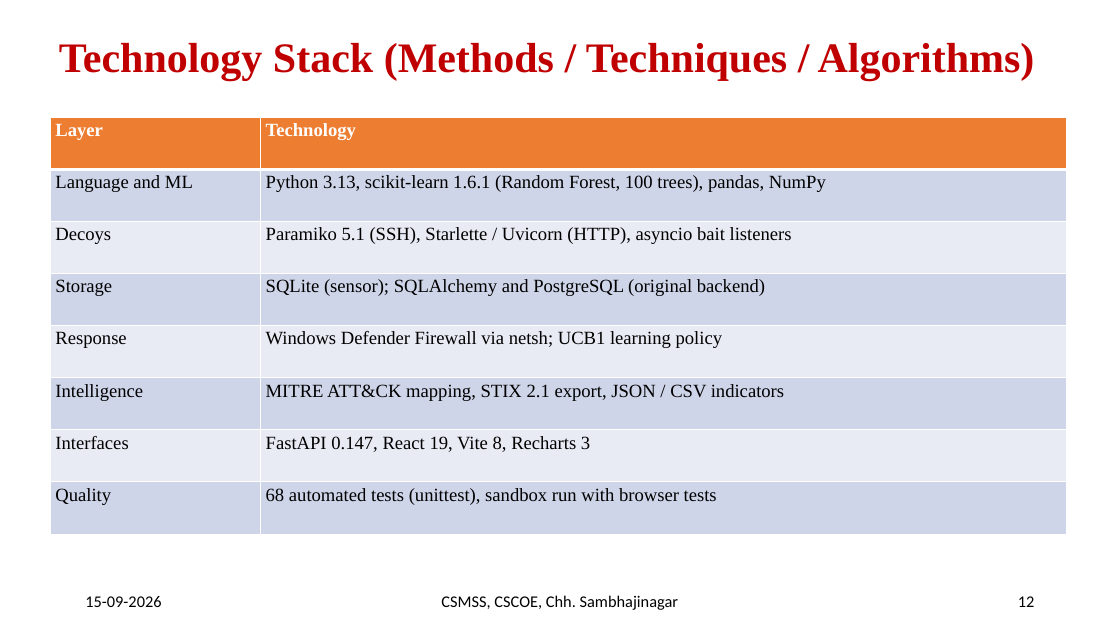
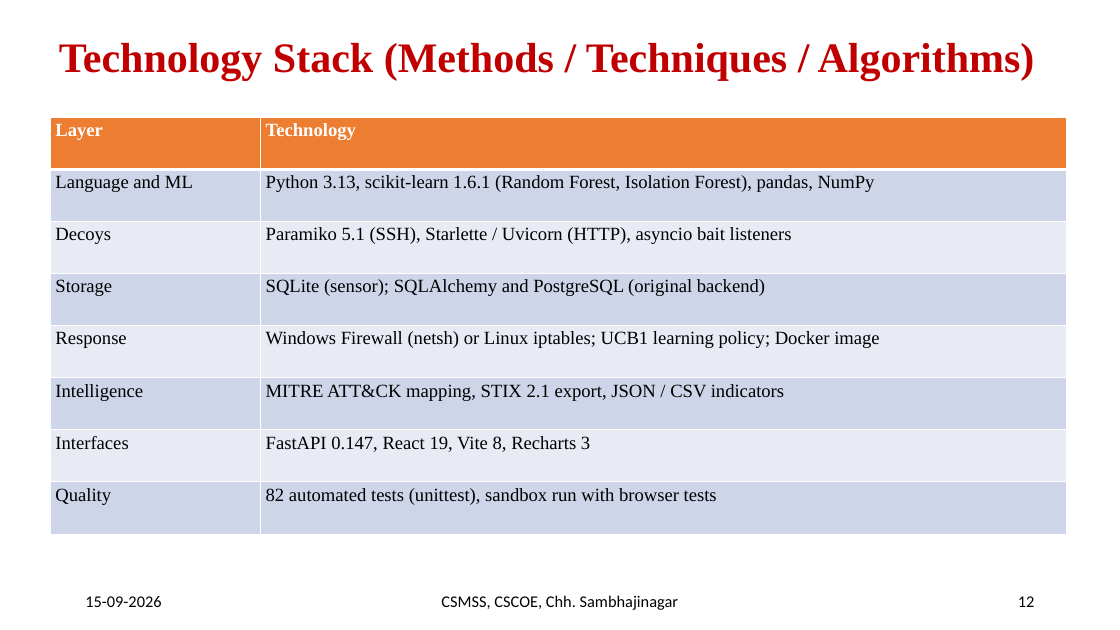
Before and after one commit to Parthbadgujar1/HoneyPot, a slide deck: slide 12 of report/output/Presentation.pptx. Drawn at 1120x630 pixels with LibreOffice and Linux fonts; fonts in the diff are those of the drawing. Boxes give left, top, right and bottom in pixels: in the first picture for what was removed or moved away, otherwise in the second. Text is boxed around its words. In the diff, an @@ line names an element or a change of style, - is before the commit and + after.

```diff
--- a/report/output/Presentation.pptx
+++ b/report/output/Presentation.pptx
@@ table at box(50, 118, 1067, 534) @@
-row 2, column 2: Python 3.13, scikit-learn 1.6.1 (Random Forest, 100 trees), pandas, NumPy
+row 2, column 2: Python 3.13, scikit-learn 1.6.1 (Random Forest, Isolation Forest), pandas, NumPy
-row 5, column 2: Windows Defender Firewall via netsh; UCB1 learning policy
+row 5, column 2: Windows Firewall (netsh) or Linux iptables; UCB1 learning policy; Docker image
-row 8, column 2: 68 automated tests (unittest), sandbox run with browser tests
+row 8, column 2: 82 automated tests (unittest), sandbox run with browser tests
```
Also in this commit, not shown: 9 other slides changed, 1 slide added, 10 other files.
